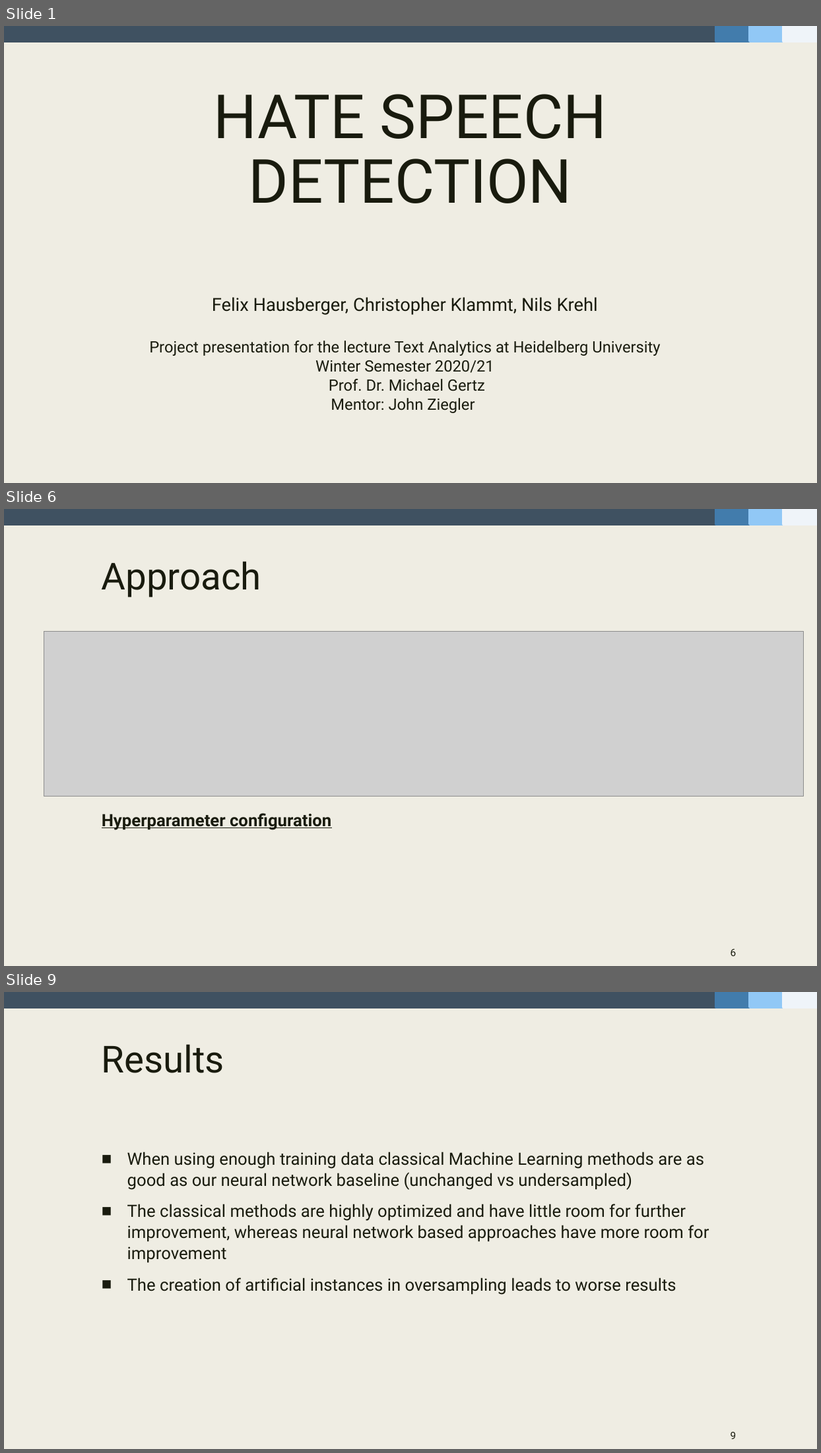
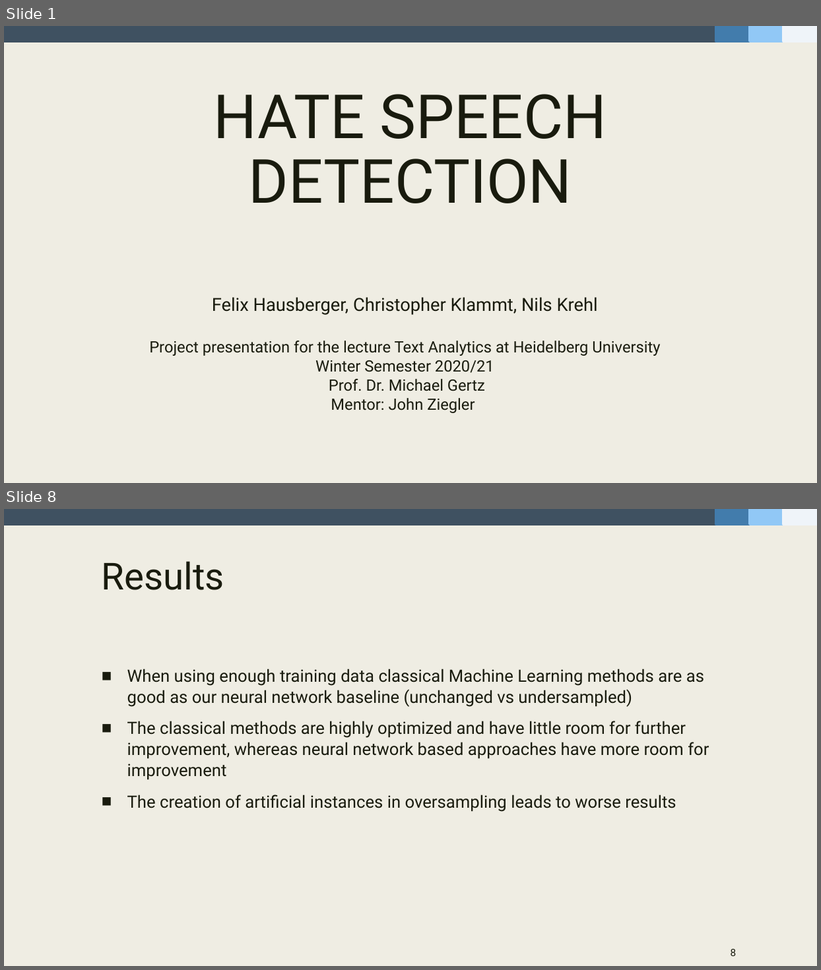
Before and after one commit to fidsusj/HateSpeechDetection, a slide deck: docs/presentation/presentation-slides.pptx. Shown one above the other, each under a label of ours: slides 1, 6 and 9 before the commit, slides 1 and 8 after it; the slides between them are not shown. The pictures are 821x1453 and 821x970 pixels, drawn with LibreOffice and Linux fonts; fonts in the diff are those of the drawing; grey boxes stand for pictures. Boxes give left, top, right and bottom in pixels: in the first picture for what was removed or moved away, otherwise in the second. Text is boxed around its words. In the diff, an @@ line names an element or a change of style, - is before the commit and + after.

```diff
--- a/docs/presentation/presentation-slides.pptx
+++ b/docs/presentation/presentation-slides.pptx
@@ slide 6 removed at (4,509,817,966), background #EFEDE3; not listed: 4 template elements that a slide beside it also shows @@
@@ title removed at (102,561,261,597) @@
-Approach
@@ picture removed at (44,632,804,797) @@
@@ text removed at (102,813,331,830) @@
-Hyperparameter configuration
@@ page number removed at (731,949,737,956) @@
-6
@@ what was slide 9 is now slide 8 @@
@@ page number at (731,949,737,956): text changed @@
-9
+8
```
Also in this commit, not shown: 5 slides changed, 3 slides added, 2 other slides removed, 3 other files.
